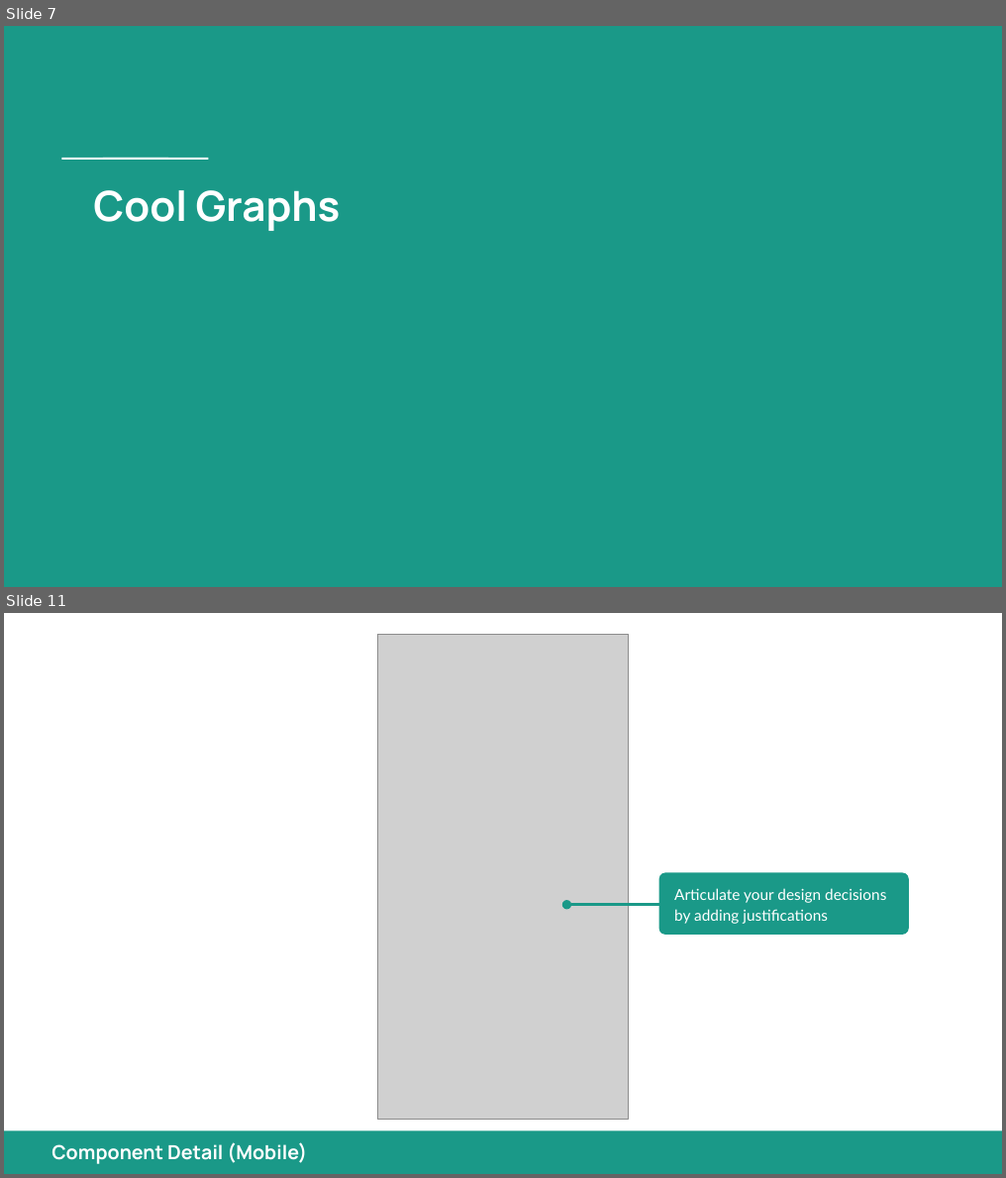
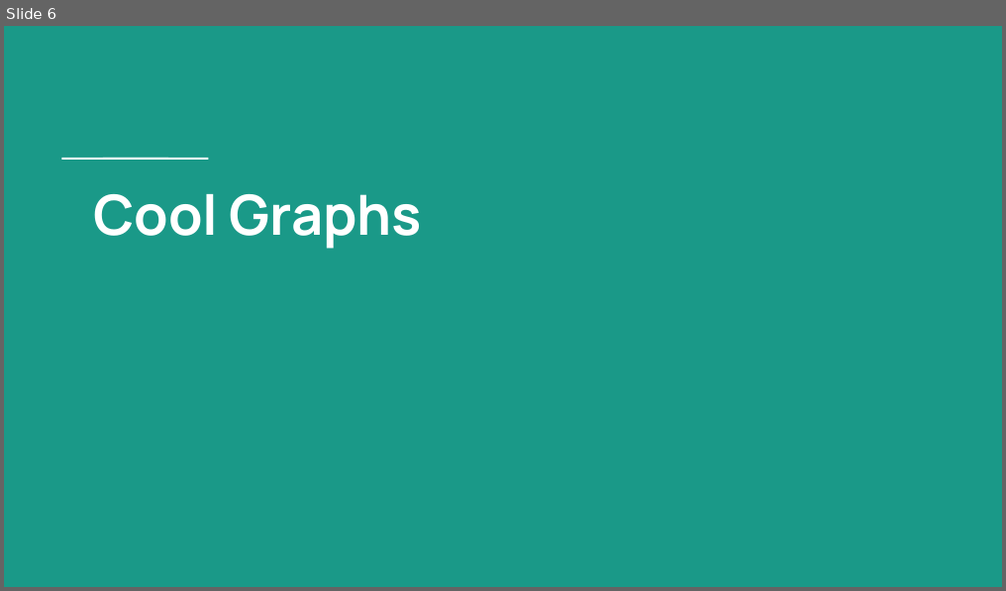
Before and after one commit to ssmcnatt/experimental-design-cap01, a slide deck: presentation-of-findings.pptx. Shown one above the other, each under a label of ours: slides 7 and 11 before the commit, slide 6 after it; the slides between them are not shown. The pictures are 1006x1178 and 1006x591 pixels, drawn with LibreOffice and Linux fonts; fonts in the diff are those of the drawing; grey boxes stand for pictures. Boxes give left, top, right and bottom in pixels: in the first picture for what was removed or moved away, otherwise in the second. Text is boxed around its words. In the diff, an @@ line names an element or a change of style, - is before the commit and + after.

```diff
--- a/presentation-of-findings.pptx
+++ b/presentation-of-findings.pptx
@@ slide 11 removed at box(4, 613, 1002, 1174), background #FFFFFF @@
@@ picture removed at box(377, 635, 628, 1120) @@
@@ rounded rectangle removed at box(658, 872, 908, 935) @@
@@ arrow removed from (658, 904) to (567, 904) @@
@@ text removed at box(674, 888, 886, 924) @@
-Articulate your design decisions by adding justifications
@@ rectangle removed at box(4, 1131, 1002, 1173) @@
@@ title removed at box(52, 1143, 307, 1164) @@
-Component Detail (Mobile)
@@ what was slide 7 is now slide 6 @@
@@ slide 6 changed as well @@
@@ title "Cool Graphs" at box(93, 194, 422, 249): size 30 to 40 pt @@
```
Also in this commit, not shown: 5 other slides changed, 5 slides added, 11 other slides removed.
